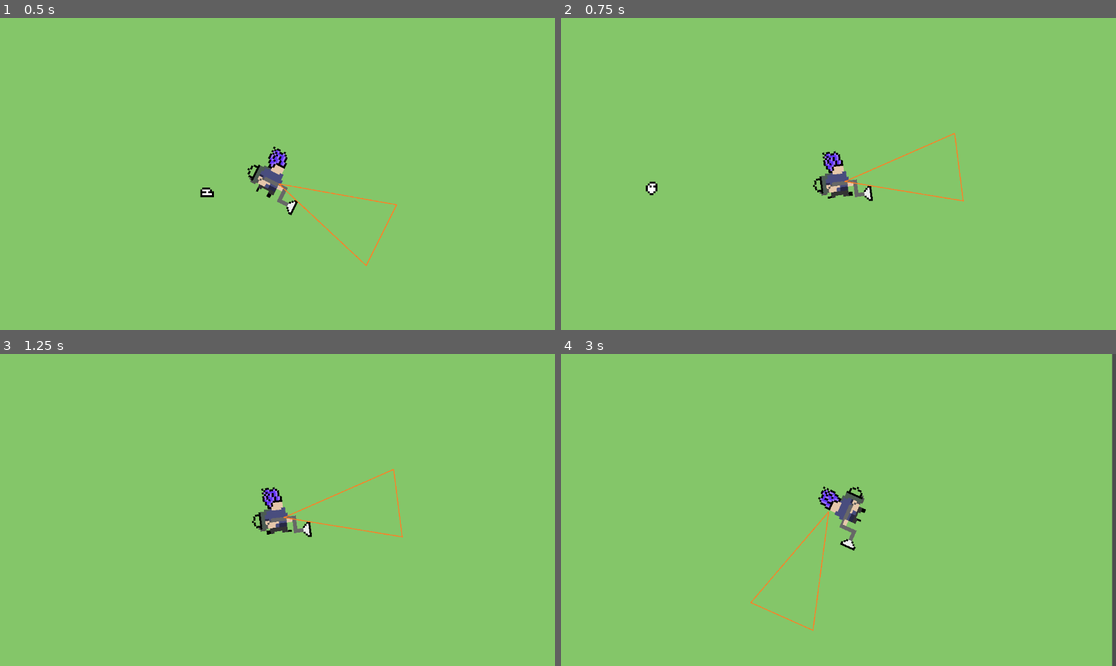
Above: before the commit, frames 1-4 (two rows, left to right).
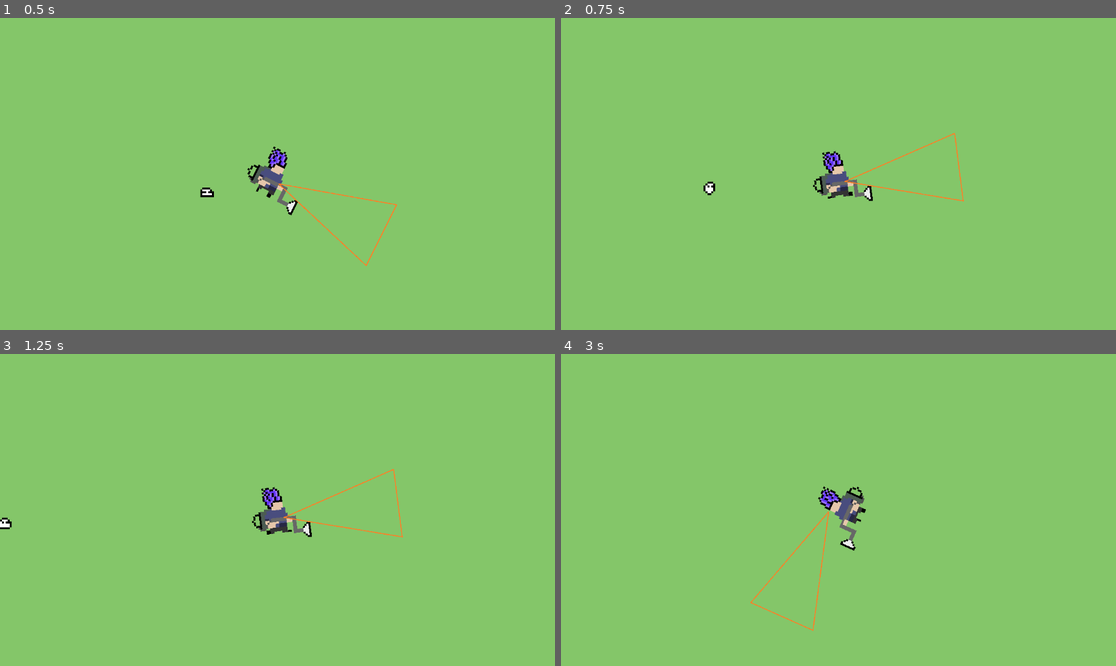
Above: after the commit, the same moments.

Repository: VMormoris/tinycreatures
Game: Godot game, scene res://Scenes/MainScene.tscn
The game is run twice, just before and just after one commit, with the same random seed, the same clock (stepped at 60 frames per second) and the same inputs.
Inputs (mouse positions are in pixels of both pictures, inside the frame that each line leads up to):
- Up to frame 1 (0.5 s): no input
- Up to frame 2 (0.75 s): move the mouse to (960, 158) at 0.52 s; press the mouse at (960, 158) at 0.53 s; hold D (Right) from 0.53 s (still down)
- Up to frame 3 (1.25 s): keep holding D (Right)
- Up to frame 4 (3 s): move the mouse to (727, 525) at 1.27 s; release D (Right) at 1.28 s; release the mouse at (727, 525) at 1.28 s; hold S (Down) 1.28-2.03 s; click (727, 525) at 1.35 s; move the mouse to (894, 441) at 2.02 s; press the mouse at (894, 441) at 2.03 s; hold D (Right) 2.03-2.78 s; move the mouse to (810, 572) at 2.77 s; release the mouse at (810, 572) at 2.78 s; hold W (Up) from 2.78 s (still down); click (810, 572) at 2.85 s

Frame 1 is identical in both runs. In frame 2, 0.1% of the frame differs, in the area x 15-28%, y 52-57%; in frame 3, less than 0.1%; in frame 4, 0.8%, in the area x 99-100%, y 0-100%.

Commit message:
Vaccum in player and limit

Diff:
--- a/Nodes/Player.tscn
+++ b/Nodes/Player.tscn
@@ -87,8 +87,9 @@
 "speed": 4.0
 }]
 
-[node name="Player" type="CharacterBody2D"]
+[node name="Player" type="CharacterBody2D" node_paths=PackedStringArray("range")]
 script = ExtResource("1_pwwfk")
+range = NodePath("Sprite2D/Area2D")
 
 [node name="AnimatedSprite2D" type="AnimatedSprite2D" parent="."]
 sprite_frames = SubResource("SpriteFrames_rrr48")
--- a/Scripts/PlayerController.gd
+++ b/Scripts/PlayerController.gd
@@ -3,8 +3,11 @@
 signal capture
 signal release
 
-const SPEED = 300.0
+@export var range: Area2D
+const SPEED = 150.0
+var dir: Vector2 = Vector2.ZERO
 var succ = false
+var limit_vaccum: int = 0
 
 @onready var sr: AnimatedSprite2D = $AnimatedSprite2D
 
@@ -16,13 +19,19 @@
 
 	var direction := Input.get_vector("Left", "Right", "Up", "Down")
 	velocity = direction * SPEED
-	Shoot()
+	Shoot(delta)
 	move_and_slide()
 
-func Shoot() -> void:
+func Shoot(delta: float) -> void:
 	if(Input.is_action_pressed("Shoot") && succ):
+		limit_vaccum = 0
+		for enemy in range.get_overlapping_areas():
+			if(limit_vaccum < 5):
+				absorb_enemy(enemy, delta)
+				limit_vaccum += 1
 		capture.emit()
 	elif(Input.is_action_just_released("Shoot")):
+		limit_vaccum = 0
 		release.emit()
 
 func select_orientation() -> void:
@@ -44,6 +53,13 @@
 func _on_area_2d_area_entered(area: Area2D) -> void:
 	succ = true
 
+func absorb_enemy(enemy: Area2D, delta: float) -> void:
+	dir = (enemy.position - position).normalized()
+	enemy.position -= (SPEED/2) * delta * dir
+	if(enemy.position.distance_to(position) < 10):
+		enemy.queue_free()
+		limit_vaccum -= 1
 
 func _on_area_2d_area_exited(area: Area2D) -> void:
-	succ = false
+	if(range.get_overlapping_areas() == null):
+		succ = false
